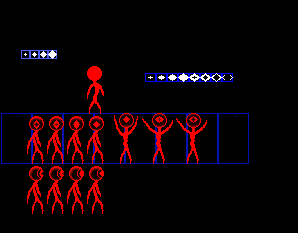
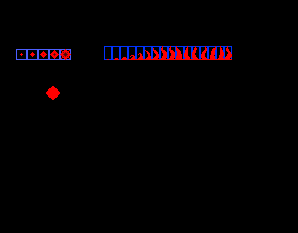
Comparing the layer stacks of the two 298px x 233px images. Changes:
renamed "Слой 31" to "Снаряд", painted on it over [16, 49, 71, 100]
added group "Глазик" with 6 layers in group "Андрей" over [1, 46, 249, 214]
hid "Эффект (под сетку)", moved it into group "Глазик" over [148, 73, 233, 82]
added layer "Щупальца с сеткой" in group "Глазик" over [104, 46, 232, 60]
hid "GlazP0lZeт", moved it into group "Глазик" over [27, 66, 207, 214]
hid "Сетка", moved it into group "Глазик" over [1, 73, 249, 164]
